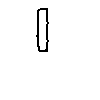
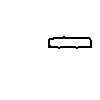
Before/after of a 100x100 layered artwork. What changed in the layer stack:
painted on "legs copy" over [36, 8, 92, 52]
